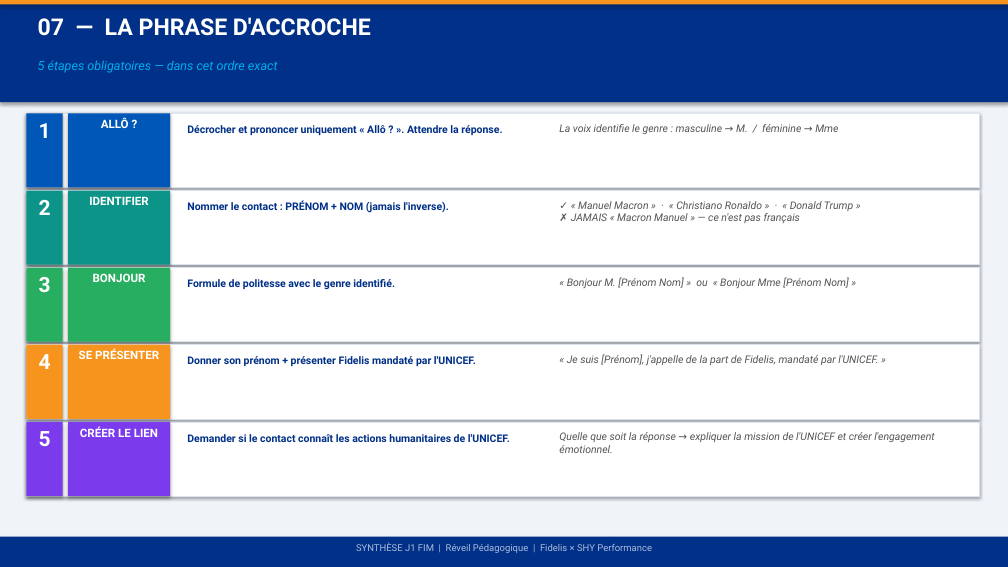
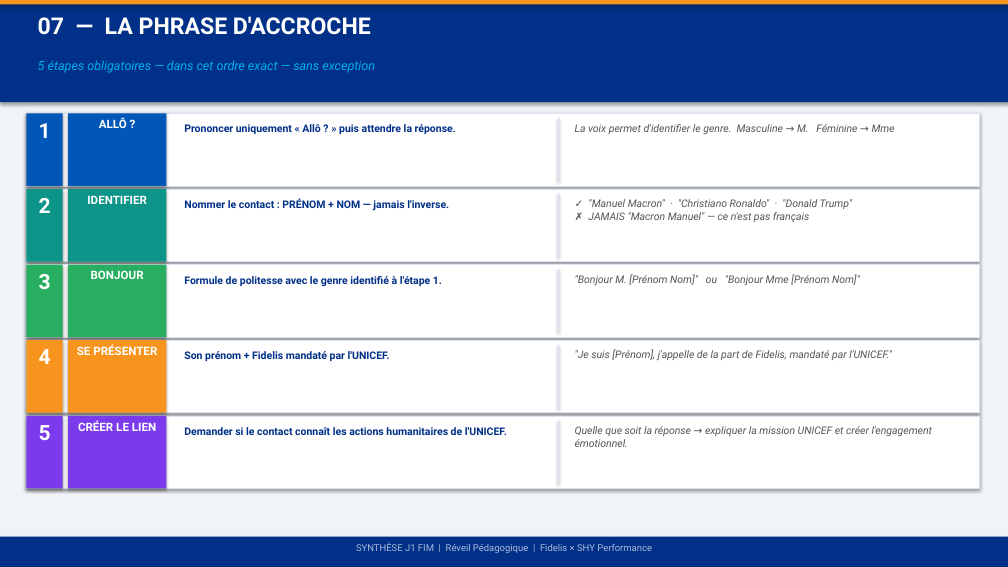
Before and after one commit to madsenfatou-code/fatou, a slide deck: slide 8 of Synthese_J1_FIM_Fidelis.pptx. Drawn at 1008x567 pixels with LibreOffice and Linux fonts; fonts in the diff are those of the drawing. Boxes give left, top, right and bottom in pixels: in the first picture for what was removed or moved away, otherwise in the second. Text is boxed around its words. In the diff, an @@ line names an element or a change of style, - is before the commit and + after.

```diff
--- a/Synthese_J1_FIM_Fidelis.pptx
+++ b/Synthese_J1_FIM_Fidelis.pptx
@@ text at (38,60,375,73): text changed @@
-5 étapes obligatoires — dans cet ordre exact
+5 étapes obligatoires — dans cet ordre exact — sans exception
@@ rectangle: place and size @@
-rectangle at (68,113,170,188)
+rectangle at (68,113,166,186)
@@ rectangle added at (558,118,560,181), fill #DCE3F0 @@
@@ text at (184,124,456,134): text changed @@
-Décrocher et prononcer uniquement « Allô ? ». Attendre la réponse.
+Prononcer uniquement « Allô ? » puis attendre la réponse.
@@ text at (575,124,895,134): text changed @@
-La voix identifie le genre : masculine → M. / féminine → Mme
+La voix permet d'identifier le genre. Masculine → M. Féminine → Mme
@@ rectangle: place and size @@
-rectangle at (68,191,170,265)
+rectangle at (68,189,166,262)
@@ text at (184,198,449,211): text changed @@
-Nommer le contact : PRÉNOM + NOM (jamais l'inverse).
+Nommer le contact : PRÉNOM + NOM — jamais l'inverse.
@@ rectangle added at (558,194,560,257), fill #DCE3F0 @@
@@ text at (588,199,852,222): text changed @@
-✓ « Manuel Macron » · « Christiano Ronaldo » · « Donald Trump »
-✗ JAMAIS « Macron Manuel » — ce n'est pas français
+✓ "Manuel Macron" · "Christiano Ronaldo" · "Donald Trump"
+✗ JAMAIS "Macron Manuel" — ce n'est pas français
@@ rectangle: place and size @@
-rectangle at (68,268,170,342)
+rectangle at (68,265,166,337)
@@ rectangle added at (558,269,560,333), fill #DCE3F0 @@
@@ text at (184,276,442,286): text changed @@
-Formule de politesse avec le genre identifié.
+Formule de politesse avec le genre identifié à l'étape 1.
@@ text at (575,274,860,285): text changed @@
-« Bonjour M. [Prénom Nom] » ou « Bonjour Mme [Prénom Nom] »
+"Bonjour M. [Prénom Nom]" ou "Bonjour Mme [Prénom Nom]"
@@ text "SE PRÉSENTER": place and size @@
-text "SE PRÉSENTER" at (79,349,159,359)
+text "SE PRÉSENTER" at (77,344,157,355)
@@ rectangle: place and size @@
-rectangle at (68,345,170,419)
+rectangle at (68,340,166,413)
@@ text at (184,351,390,361): text changed @@
-Donner son prénom + présenter Fidelis mandaté par l'UNICEF.
+Son prénom + Fidelis mandaté par l'UNICEF.
@@ rectangle added at (558,345,560,408), fill #DCE3F0 @@
@@ text at (575,349,892,360): text changed @@
-« Je suis [Prénom], j'appelle de la part de Fidelis, mandaté par l'UNICEF. »
+"Je suis [Prénom], j'appelle de la part de Fidelis, mandaté par l'UNICEF."
@@ 6 rectangles, 2 texts: place and size @@
-6 rectangles, 2 texts at (26,268,979,496)
+6 rectangles, 2 texts at (26,265,979,488)
@@ outline #DCE3F0 0.5 pt to #DCE3F0 0.4 pt in 5 elements at (26,113,979,186), (26,189,979,262), (26,265,979,337), (26,340,979,413), (26,416,979,488) @@
@@ text "CRÉER LE LIEN": place and size @@
-text "CRÉER LE LIEN" at (80,426,158,437)
+text "CRÉER LE LIEN" at (78,420,156,431)
@@ rectangle: place and size @@
-rectangle at (68,422,170,496)
+rectangle at (68,416,166,488)
@@ text "Demander si le contact connaît ...": place and size @@
-text "Demander si le contact connaît ..." at (187,434,510,442)
+text "Demander si le contact connaît ..." at (184,427,507,435)
@@ rectangle added at (558,420,560,484), fill #DCE3F0 @@
@@ text at (575,426,932,447): text changed @@
-Quelle que soit la réponse → expliquer la mission de l'UNICEF et créer l'engagement émotionnel.
+Quelle que soit la réponse → expliquer la mission UNICEF et créer l'engagement émotionnel.
```
Also in this commit, not shown: 7 other slides changed, 2 slides added, 3 slides removed, 1 other file.
